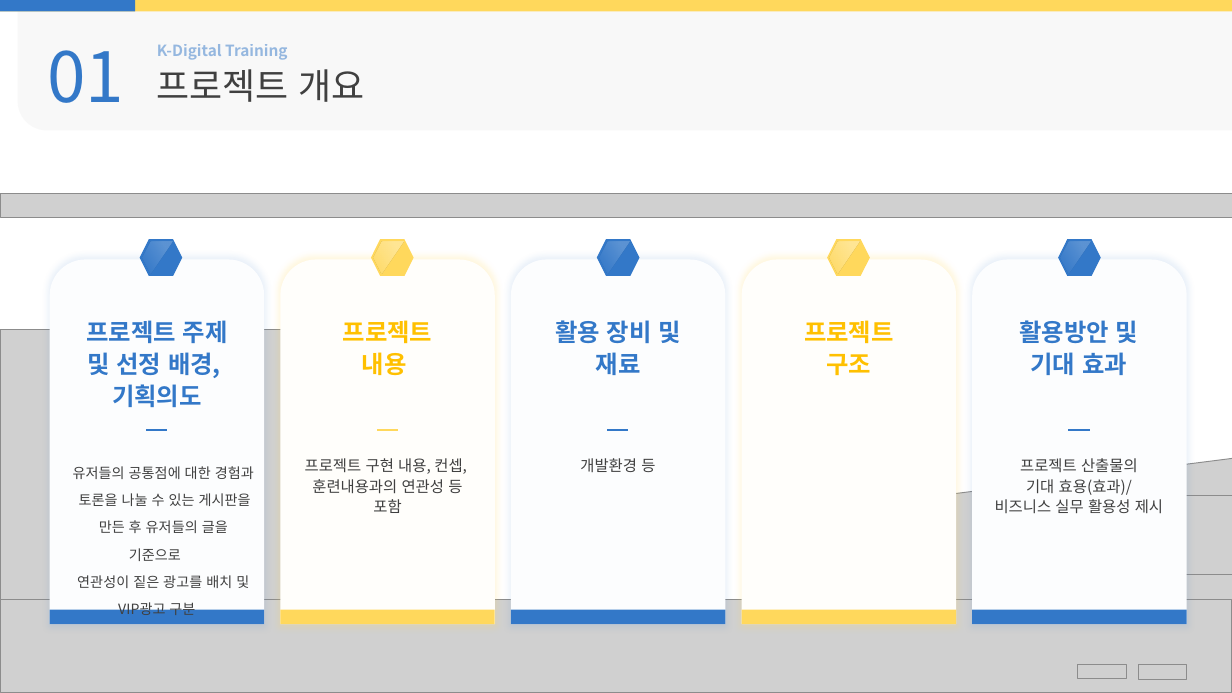
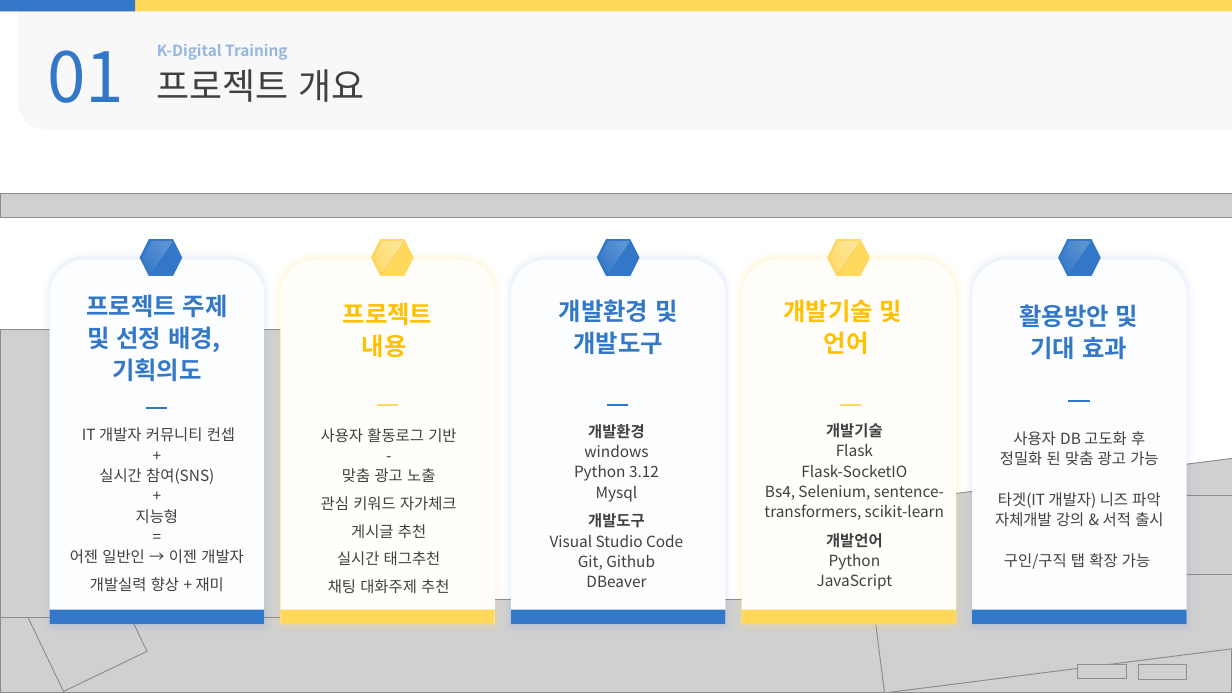
Before and after one commit to ekaxoddltka-source/flaskproject, a slide deck: slide 3 of html변환전/ppt/01.중간발표양식.pptx. Drawn at 1232x693 pixels with LibreOffice and Linux fonts; fonts in the diff are those of the drawing; grey boxes stand for pictures; background and template pictures are left out. Boxes give left, top, right and bottom in pixels: in the first picture for what was removed or moved away, otherwise in the second. Text is boxed around its words. In the diff, an @@ line names an element or a change of style, - is before the commit and + after.

```diff
--- a/html변환전/ppt/01.중간발표양식.pptx
+++ b/html변환전/ppt/01.중간발표양식.pptx
@@ text "프로젝트 내용": place and size @@
-text "프로젝트 내용" at [343, 320, 433, 375]
+text "프로젝트 내용" at [343, 302, 433, 357]
@@ text at [559, 299, 677, 354]: text changed; size 12 to 19 pt; text colour #404040 to #3378C8; bold on @@
-개발환경 등
+개발환경 및
+개발도구
@@ text added at [783, 299, 902, 355], 19 pt, text #FFC000, bold @@
+개발기술 및
+언어
@@ text "활용방안 및 기대 효과": place and size @@
-text "활용방안 및 기대 효과" at [1019, 320, 1138, 375]
+text "활용방안 및 기대 효과" at [1019, 304, 1138, 359]
@@ text removed at [555, 320, 681, 375] @@
-활용 장비 및
-재료
@@ text removed at [804, 320, 894, 376] @@
-프로젝트
-구조
@@ line moved from (146, 431) - (167, 431) to (146, 409) - (167, 409) @@
@@ 2 lines, 1 text: place and size @@
-2 lines, 1 text at [86, 320, 628, 431]
+2 lines, 1 text at [86, 294, 628, 405]
@@ line added from (841, 405) to (861, 405), #FFD85C 1.5 pt @@
@@ line moved from (1068, 431) - (1090, 431) to (1068, 401) - (1090, 401) @@
@@ text at [70, 427, 243, 591]: text changed; size 11 to 12 pt @@
-유저들의 공통점에 대한 경험과 토론을 나눌 수 있는 게시판을
-만든 후 유저들의 글을 기준으로
-연관성이 짙은 광고를 배치 및 VIP광고 구분
+IT 개발자 커뮤니티 컨셉
++
+실시간 참여(SNS)
++
+지능형
+=
+어젠 일반인 → 이젠 개발자
+개발실력 향상 + 재미
@@ text added at [321, 428, 457, 566], 12 pt, text #404040 @@
+사용자 활동로그 기반
+-
+맞춤 광고 노출
+관심 키워드 자가체크
+게시글 추천
+실시간 태그추천
+채팅 대화주제 추천
@@ text added at [550, 424, 683, 587], 12 pt, text #404040 @@
+개발환경
+windows
+Python 3.12
+Mysql
+개발도구
+Visual Studio Code
+Git, Github
+DBeaver
@@ text added at [764, 423, 944, 590], 12 pt, text #404040 @@
+개발기술
+Flask
+Flask-SocketIO
+Bs4, Selenium, sentence-transformers, scikit-learn
+개발언어
+Python
+JavaScript
@@ text added at [995, 431, 1163, 569], 12 pt, text #404040 @@
+사용자 DB 고도화 후
+정밀화 된 맞춤 광고 가능
+타겟(IT 개발자) 니즈 파악
+자체개발 강의 & 서적 출시
+구인/구직 탭 확장 가능
@@ text removed at [305, 458, 467, 513] @@
-프로젝트 구현 내용, 컨셉,
-훈련내용과의 연관성 등
-포함
@@ text removed at [995, 458, 1163, 513] @@
-프로젝트 산출물의
-기대 효용(효과)/
-비즈니스 실무 활용성 제시
```
Also in this commit, not shown: 4 other slides changed, 1 slide added, 1 other file.
